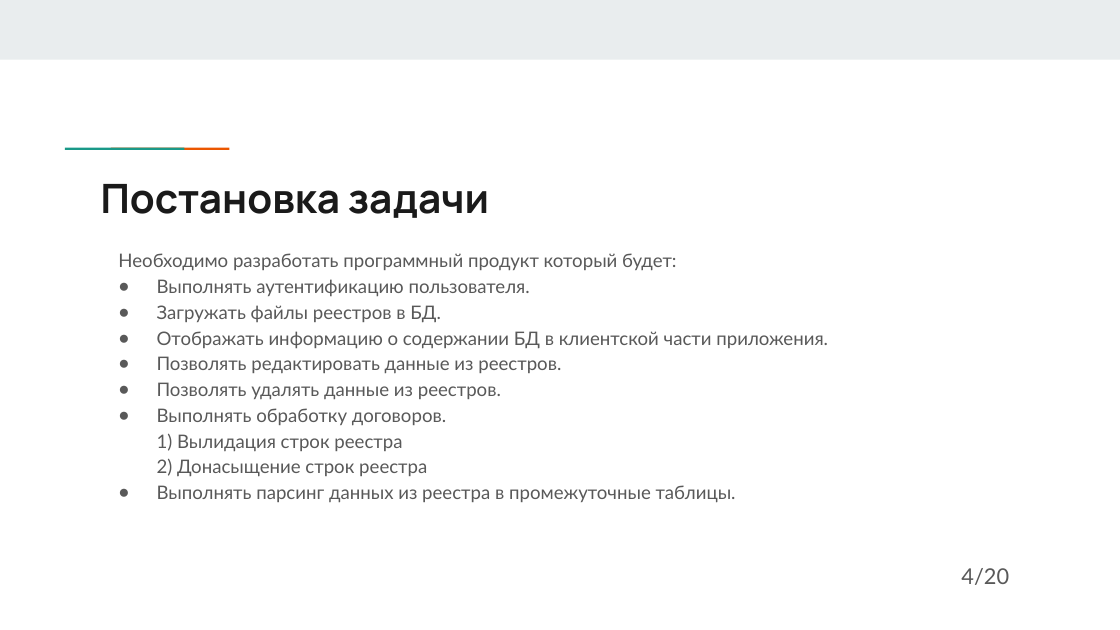
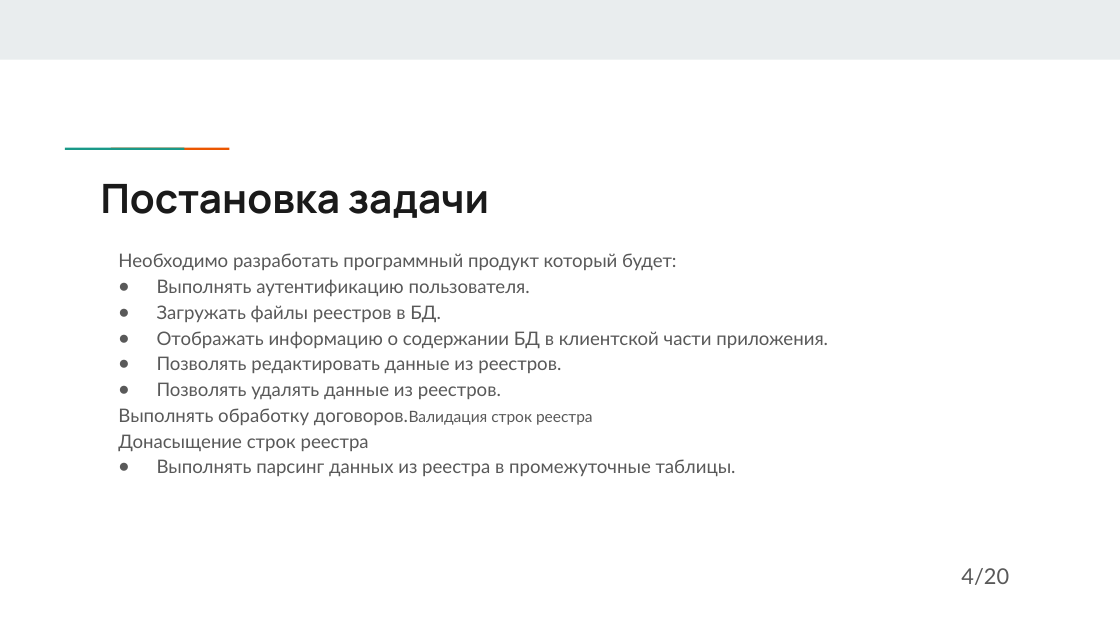
Before and after one commit to DaNkOMeN/MyDiplom, a slide deck: slide 5 of Последняя версия презентации.pptx. Drawn at 1120x630 pixels with LibreOffice and Linux fonts; fonts in the diff are those of the drawing. Boxes give left, top, right and bottom in pixels: in the first picture for what was removed or moved away, otherwise in the second. Text is boxed around its words. In the diff, an @@ line names an element or a change of style, - is before the commit and + after.

```diff
--- a/Последняя версия презентации.pptx
+++ b/Последняя версия презентации.pptx
@@ text at bbox=[118, 408, 593, 452]: text changed @@
-● Выполнять обработку договоров.
-1) Вылидация строк реестра
-2) Донасыщение строк реестра
+Выполнять обработку договоров.Валидация строк реестра
+Донасыщение строк реестра
```
Also in this commit, not shown: 4 other slides changed, 1 slide added, 1 other file.
